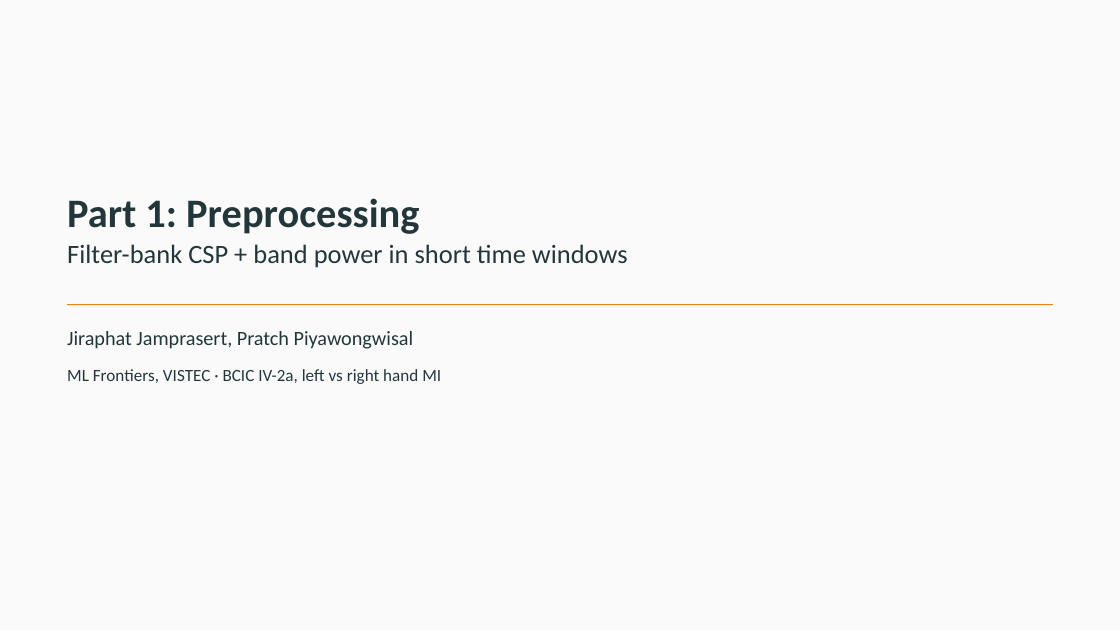
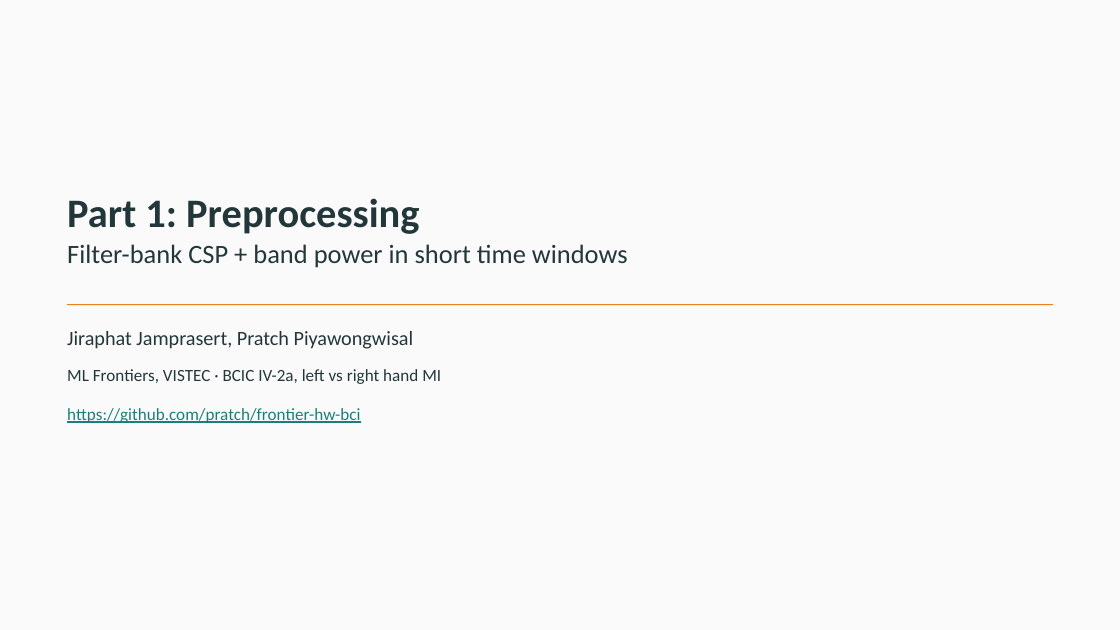
Before and after one commit to pratch/frontier-hw-bci, a slide deck: slide 1 of docs/final_slides/HWNet_Final_Presentation.pptx. Drawn at 1120x630 pixels with LibreOffice and Linux fonts; fonts in the diff are those of the drawing. Boxes give left, top, right and bottom in pixels: in the first picture for what was removed or moved away, otherwise in the second. Text is boxed around its words. In the diff, an @@ line names an element or a change of style, - is before the commit and + after.

```diff
--- a/docs/final_slides/HWNet_Final_Presentation.pptx
+++ b/docs/final_slides/HWNet_Final_Presentation.pptx
@@ text added at (67, 408, 360, 423), 11 pt, text #1B7F79, underline @@
+https://github.com/pratch/frontier-hw-bci
```
Also in this commit, not shown: 3 other slides changed, 1 slide added.
